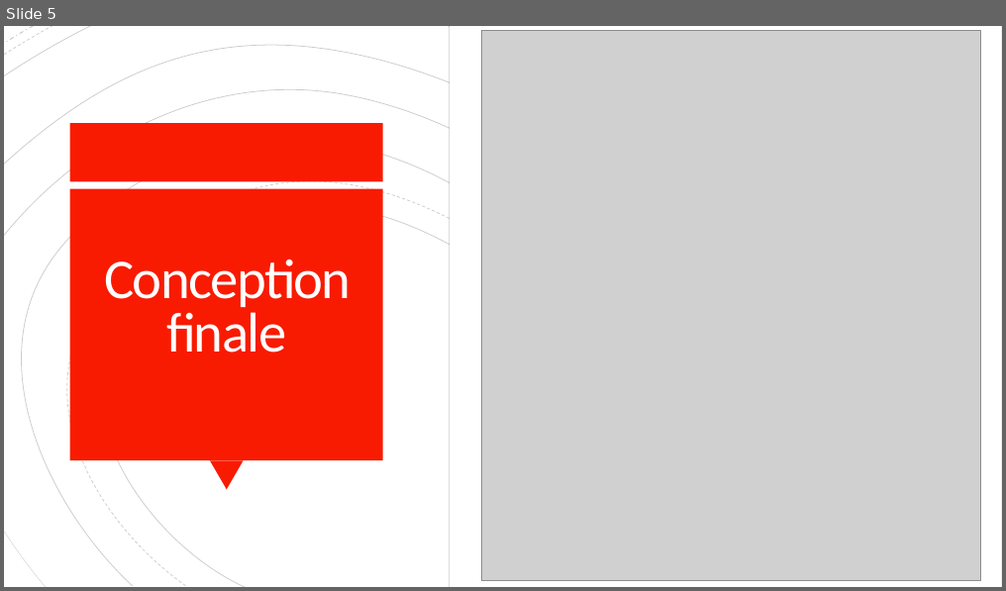
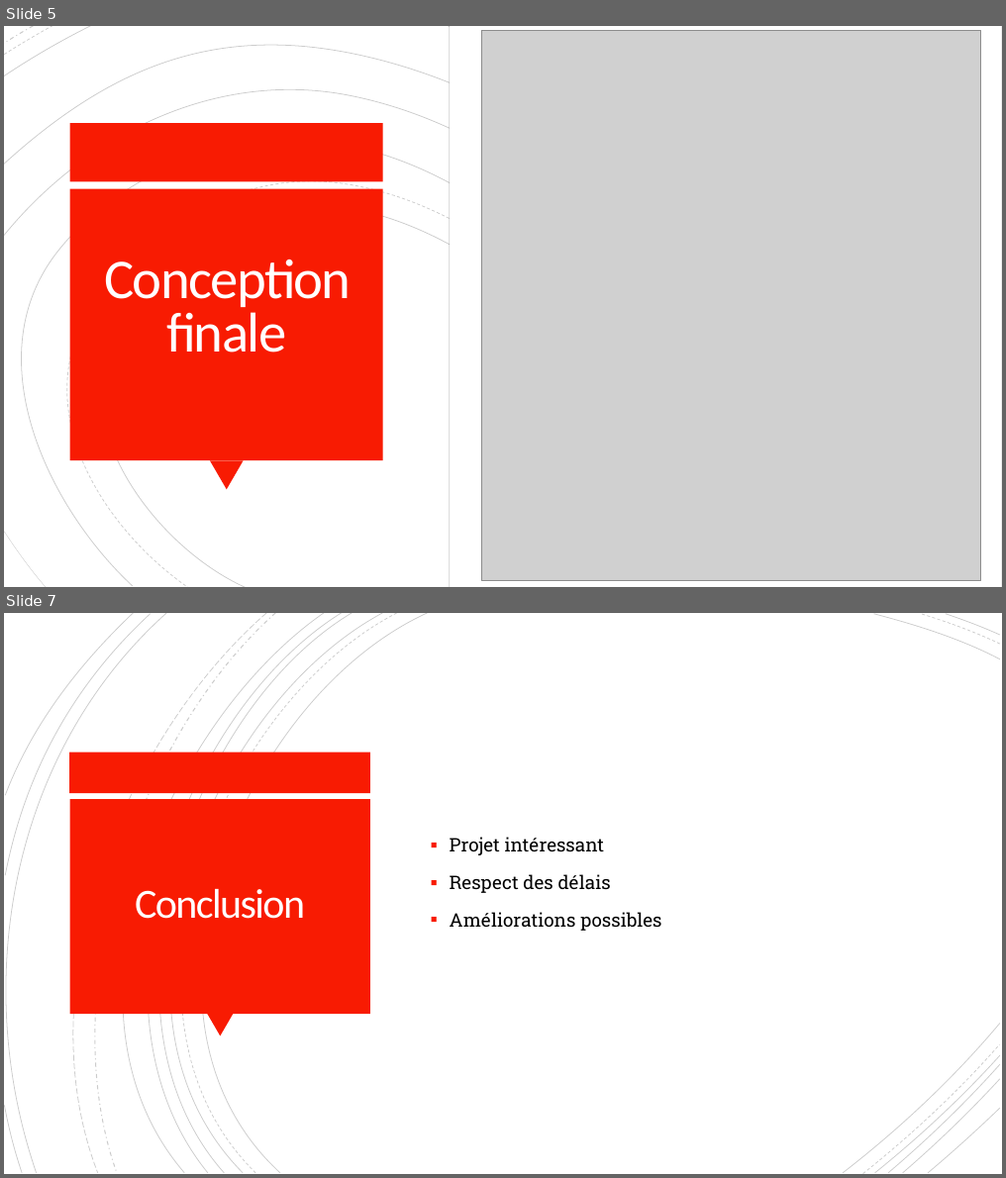
Before and after one commit to icetomtom/2020_COO_Zeldiablo_muller742u_etchevar1u_huet41u_bouillo15u, a slide deck: documents/Zeldiablo_muller742u_Huet41u_Bouillo15u_etchevar1u.pptx. Shown one above the other, each under a label of ours: slide 5 before the commit, slides 5 and 7 after it; the slides between them are not shown. The pictures are 1006x591 and 1006x1178 pixels, drawn with LibreOffice and Linux fonts; fonts in the diff are those of the drawing; grey boxes stand for pictures. Boxes give left, top, right and bottom in pixels: in the first picture for what was removed or moved away, otherwise in the second. Text is boxed around its words. In the diff, an @@ line names an element or a change of style, - is before the commit and + after.

```diff
--- a/documents/Zeldiablo_muller742u_Huet41u_Bouillo15u_etchevar1u.pptx
+++ b/documents/Zeldiablo_muller742u_Huet41u_Bouillo15u_etchevar1u.pptx
@@ slide 7 added at box(4, 613, 1002, 1174), background #FFFFFF; not listed: 15 template elements that a slide beside it also shows @@
@@ rectangle added at box(70, 753, 371, 793), fill #F81B02 @@
@@ rectangle added at box(70, 799, 370, 1014), fill #F81B02 @@
@@ text added at box(450, 837, 661, 931), 18 pt, text #000000 @@
+▪ Projet intéressant
+▪ Respect des délais
+▪ Améliorations possibles
@@ title added at box(135, 889, 305, 919), 40 pt, text #FFFEFF @@
+Conclusion
@@ triangle added at box(207, 1014, 233, 1037), fill #F81B02 @@
@@ group added at box(844, 614, 1000, 1173): 6 freeform shapes @@
```
Also in this commit, not shown: 2 slides changed, 1 slide removed.
